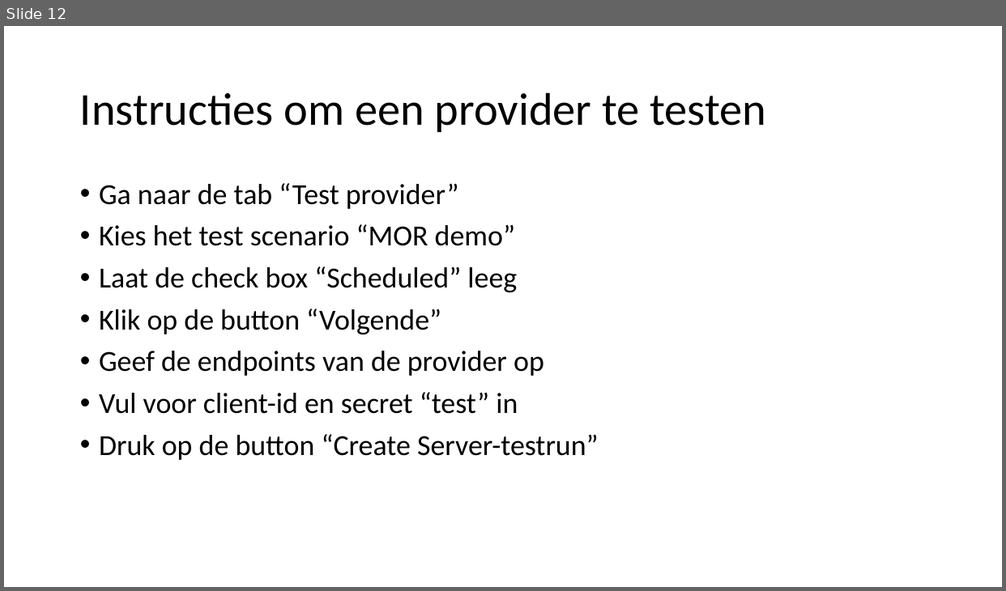
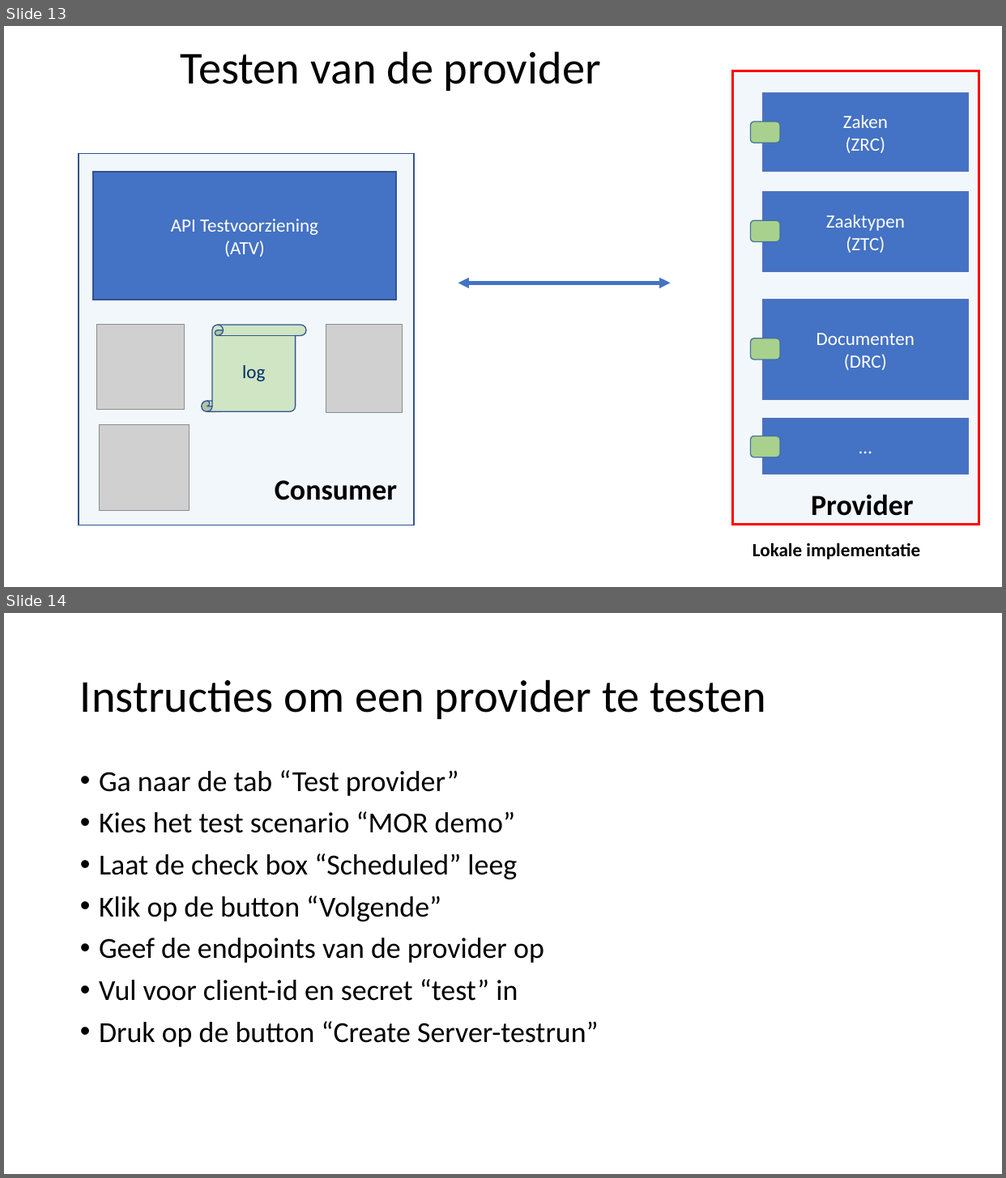
Before and after one commit to VNG-Realisatie/api-test-platform, a slide deck: doc/api_lab/tutorial testvoorziening.pptx. Shown one above the other, each under a label of ours: slide 12 before the commit, slides 13 and 14 after it. The pictures are 1006x591 and 1006x1178 pixels, drawn with LibreOffice and Linux fonts; fonts in the diff are those of the drawing; grey boxes stand for pictures. Boxes give left, top, right and bottom in pixels: in the first picture for what was removed or moved away, otherwise in the second. Text is boxed around its words. In the diff, an @@ line names an element or a change of style, - is before the commit and + after.

```diff
--- a/doc/api_lab/tutorial testvoorziening.pptx
+++ b/doc/api_lab/tutorial testvoorziening.pptx
@@ slide 13 added at (x1=4, y1=26, x2=1002, y2=587), background #FFFFFF @@
@@ text added at (x1=181, y1=51, x2=601, y2=91), 44 pt, text #000000 @@
+Testen van de provider
@@ rectangle added at (x1=733, y1=71, x2=979, y2=525), fill #DEEBF7 at 37% opacity, outline #FF0000 2 pt @@
@@ rectangle added at (x1=763, y1=93, x2=967, y2=171), fill #4472C4, outline #4E72BE 1.5 pt, 18 pt, text #FFFFFF @@
+Zaken
+(ZRC)
@@ rounded rectangle added at (x1=750, y1=122, x2=780, y2=143), fill #A9D18E, outline #43739E 1 pt @@
@@ rectangle added at (x1=79, y1=153, x2=414, y2=525), fill #DEEBF7 at 37% opacity, outline #325491 1 pt @@
@@ rectangle added at (x1=93, y1=172, x2=395, y2=300), fill #4472C4, outline #325491 1.5 pt, 18 pt, text #FFFFFF @@
+API Testvoorziening
+(ATV)
@@ rectangle added at (x1=763, y1=192, x2=967, y2=271), fill #4472C4, outline #4E72BE 1.5 pt, 18 pt, text #FFFFFF @@
+Zaaktypen
+(ZTC)
@@ rounded rectangle added at (x1=750, y1=220, x2=780, y2=241), fill #A9D18E, outline #43739E 1 pt @@
@@ double arrow added from (458, 284) to (671, 284), #4472C4 3.5 pt @@
@@ rectangle added at (x1=763, y1=299, x2=967, y2=399), fill #4472C4, outline #4E72BE 1.5 pt, 18 pt, text #FFFFFF @@
+Documenten
+(DRC)
@@ picture added at (x1=96, y1=325, x2=185, y2=410) @@
@@ vertical scroll added at (x1=202, y1=325, x2=306, y2=412), fill #C5E0B4 at 77% opacity, outline #325491 1 pt, 18 pt, text #002C64 @@
+log
@@ picture added at (x1=326, y1=325, x2=403, y2=413) @@
@@ rounded rectangle added at (x1=750, y1=339, x2=780, y2=360), fill #A9D18E, outline #43739E 1 pt @@
@@ picture added at (x1=99, y1=425, x2=189, y2=511) @@
@@ rounded rectangle added at (x1=750, y1=436, x2=780, y2=457), fill #A9D18E, outline #43739E 1 pt @@
@@ rectangle added at (x1=763, y1=419, x2=967, y2=475), fill #4472C4, outline #4E72BE 1.5 pt, 18 pt, text #FFFFFF @@
+…
@@ text added at (x1=275, y1=480, x2=397, y2=501), 28 pt, text #000000, bold @@
+Consumer
@@ text added at (x1=811, y1=494, x2=913, y2=516), 28 pt, text #000000, bold @@
+Provider
@@ text added at (x1=752, y1=543, x2=920, y2=560), 18 pt, text #000000, bold @@
+Lokale implementatie
@@ what was slide 12 is now slide 14 @@
```
Also in this commit, not shown: 3 slides changed, 3 other slides added, 1 slide removed.
